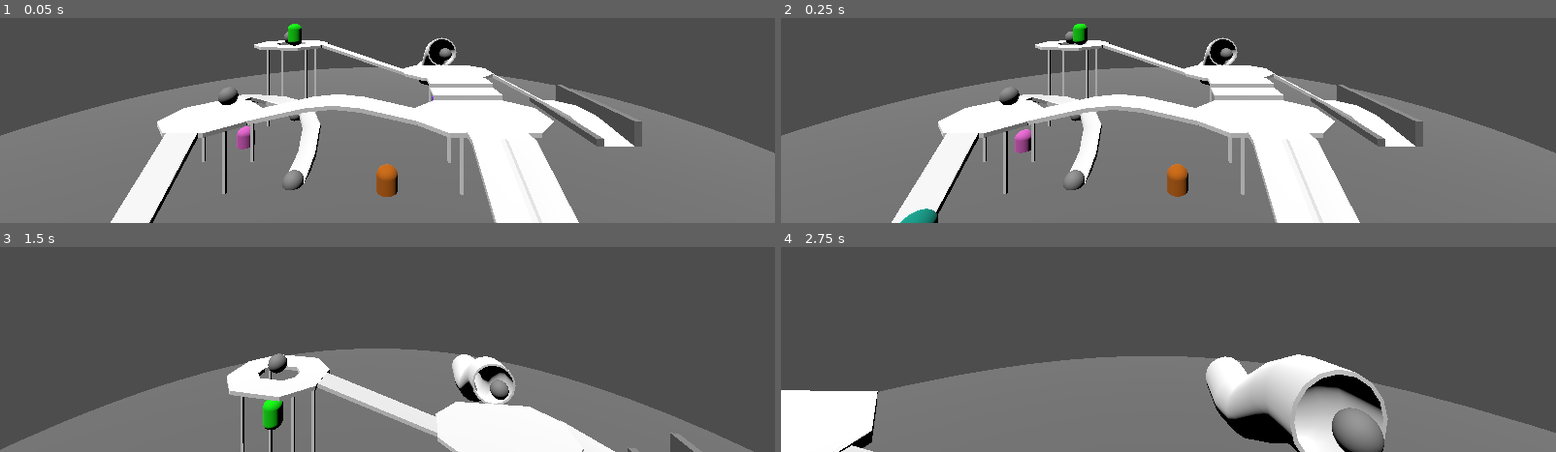
Above: before the commit, frames 1-4 (two rows, left to right).
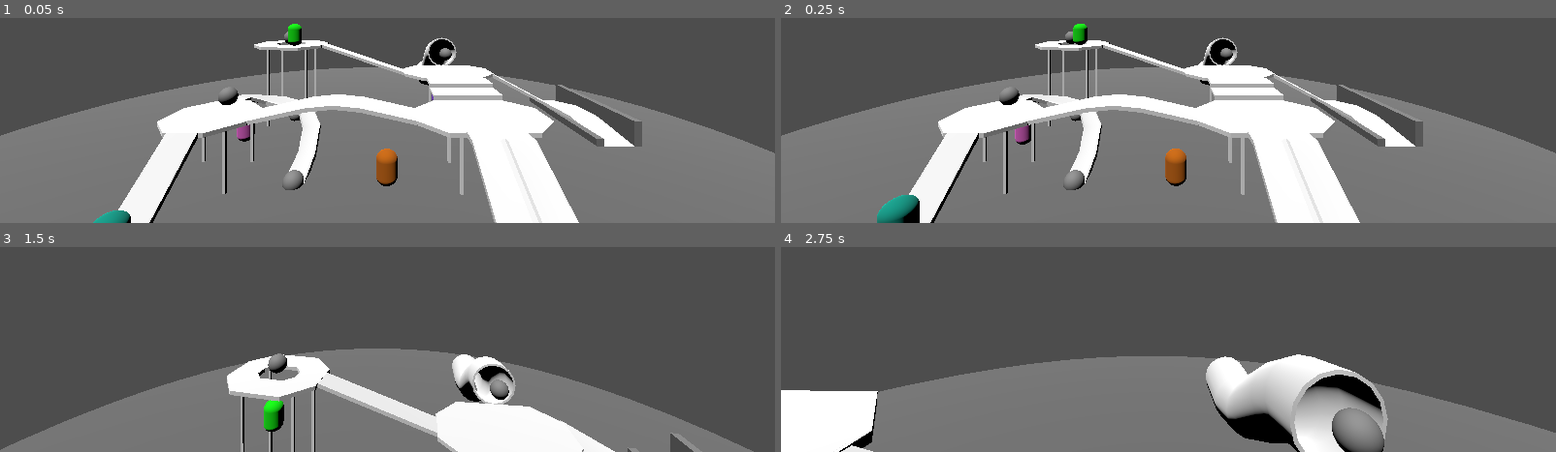
Above: after the commit, the same moments.

Repository: Kesomannen/the-very-serious-game-jam
Game: Godot game, scene res://Scenes/game.tscn
The game is run twice, just before and just after one commit, with the same random seed, the same clock (stepped at 60 frames per second) and the same inputs.
Inputs (mouse positions are in pixels of both pictures, inside the frame that each line leads up to):
- Up to frame 1 (0.05 s): no input
- Up to frame 2 (0.25 s): no input
- Up to frame 3 (1.5 s): tap Enter at 0.5 s; move the mouse to (outside the picture) at 0.52 s; hold E 0.53-1.28 s; hold W (forward) from 0.53 s (still down); tap Space (jump) at 0.77 s; move the mouse to (outside the picture) at 1.27 s; tap Q at 1.35 s
- Up to frame 4 (2.75 s): keep holding W (forward); tap Space (jump) at 1.52 s; move the mouse to (outside the picture) at 2.02 s; hold Ctrl from 2.03 s (still down)

The runs differ from the first frame. In frame 1, 1.0% of the frame differs, in the area x 12-56%, y 37-100%; in frame 2, 1.6%, in the area x 12-53%, y 51-100%; in frame 3, 0.1%; in frame 4, nothing differs.

Commit message:
Fixed Floor

Diff:
--- a/Scenes/playground2.tscn
+++ b/Scenes/playground2.tscn
@@ -8,6 +8,8 @@
 polygons = [PackedInt32Array(3, 2, 0), PackedInt32Array(0, 2, 1), PackedInt32Array(5, 4, 6), PackedInt32Array(6, 4, 7), …(9993 unchanged characters)…
 
 [sub_resource type="CylinderShape3D" id="CylinderShape3D_a1713"]
+height = 0.34033203
+radius = 11.248535
 
 [sub_resource type="CylinderMesh" id="CylinderMesh_jc1yp"]
 
@@ -48,7 +50,7 @@
 transform = Transform3D(2.426854, 0, 0, 0, 1, 0, 0, 0, 2.0585222, 0, -0.7052693, 0)
 
 [node name="CollisionShape3D" type="CollisionShape3D" parent="Floor" unique_id=1271308087]
-transform = Transform3D(1, 0, 0, 0, 1, 0, 0, 0, 0.9999988, 0, 0.59635204, 0)
+transform = Transform3D(1, 0, 0, 0, 1, 0, 0, 0, 0.9999988, 0, 0.88635993, 0)
 shape = SubResource("CylinderShape3D_a1713")
 
 [node name="MeshInstance3D" type="MeshInstance3D" parent="Floor" unique_id=1217466039]
